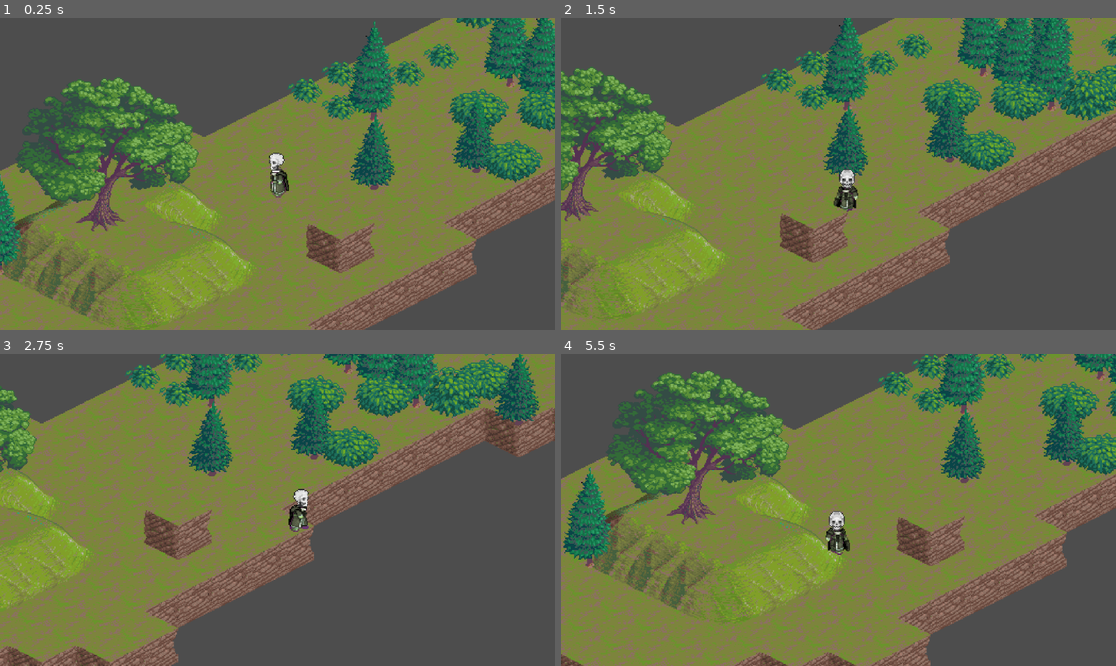
Above: before the commit, frames 1-4 (two rows, left to right).
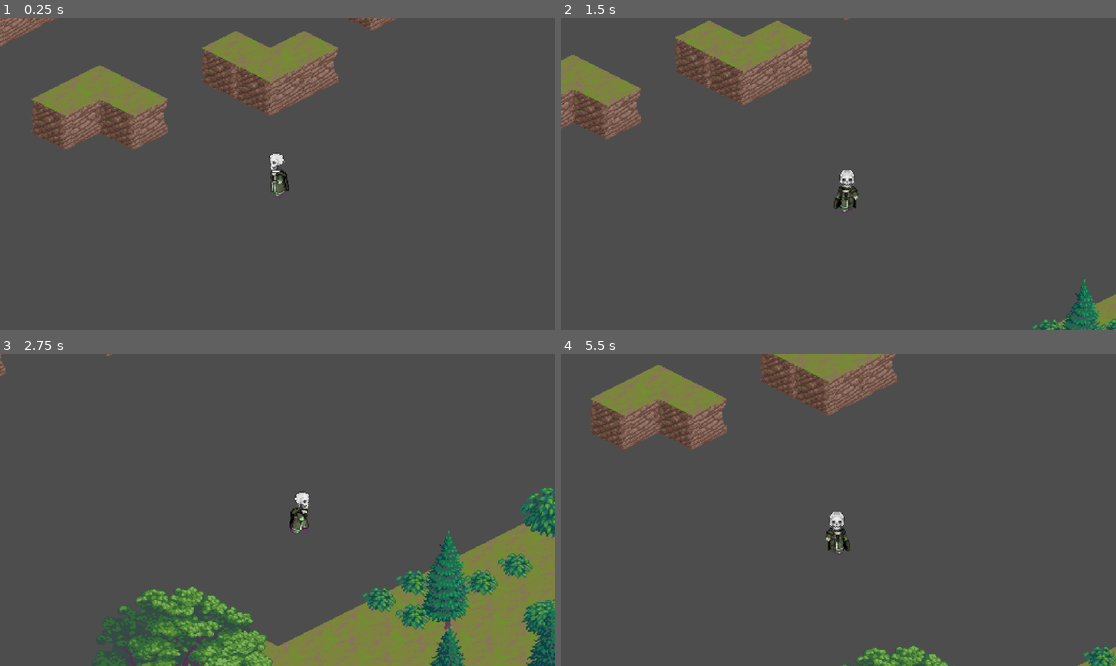
Above: after the commit, the same moments.

Repository: XMNNguyen/ECS179
Game: Godot game, scene res://Scenes/world.tscn
Same seed, same stepped clock (60 frames per second), same inputs: the game is played once before the commit and once after it.
Inputs:
- Up to frame 1 (0.25 s): no input
- Up to frame 2 (1.5 s): tap Enter at 0.5 s; hold D (right) 0.53-1.28 s; hold S (down) from 1.28 s (still down)
- Up to frame 3 (2.75 s): release S (down) at 2.03 s; hold D (right) from 2.03 s (still down)
- Up to frame 4 (5.5 s): release D (right) at 2.78 s; hold W (up) 2.78-3.53 s; hold A (left) 3.53-5.03 s; hold S (down) from 5.03 s (still down)

The runs differ from the first frame. In frame 1, 76% of the frame differs, in the area x 0-100%, y 0-100%; in frame 2, 74%; in frame 3, 78%; in frame 4, 81%.

Commit message:
finished setup_boundery method

Diff:
--- a/ecs179_project/Scenes/world.tscn
+++ b/ecs179_project/Scenes/world.tscn
@@ -1514,9 +1514,6 @@
 2:12/0 = 0
 3:12/size_in_atlas = Vector2i(1, 2)
 3:12/0 = 0
-8:4/0 = 0
-6:4/0 = 0
-7:4/0 = 0
 8:0/0 = 0
 8:0/0/texture_origin = Vector2i(0, -16)
 8:0/0/physics_layer_0/polygon_0/points = PackedVector2Array(32.75, 32, 32.25, 24.875, 0.5, 10.125, 0, 16)
@@ -1537,12 +1534,22 @@
 7:0/0/physics_layer_0/polygon_0/points = PackedVector2Array(-31.75, 33.25, -0.5, 47, 32, 32.5, 31.75, 25, -1, 39, -32, 24.25)
 4:2/0 = 0
 4:2/0/texture_origin = Vector2i(0, -16)
+4:2/0/physics_layer_0/polygon_0/points = PackedVector2Array(0, 16, -32, 30, -0.5, 48, -0.5, 46, -27, 30, 0, 18, 32, 30, 32, 28.5)
 5:2/0 = 0
 5:2/0/texture_origin = Vector2i(0, -16)
+5:2/0/physics_layer_0/polygon_0/points = PackedVector2Array(0, 16, -32, 28.5, 0, 47.5, 32, 26.5, 31, 26, 0, 46, -30, 28.5, 0, 17.5)
 6:2/0 = 0
 6:2/0/texture_origin = Vector2i(0, -16)
+6:2/0/physics_layer_0/polygon_0/points = PackedVector2Array(0.5, 48, 32, 31.5, 0, 16, -32.5, 31, -32.5, 33, 0, 17.5, 29, 31.5, 0.5, 44.5, 0.5, 47.5)
 7:2/0 = 0
 7:2/0/texture_origin = Vector2i(0, -16)
+7:2/0/physics_layer_0/polygon_0/points = PackedVector2Array(0, 48, 32, 29.5, 0, 16, 0, 18, 28, 29.5, -0.5, 45, -32.5, 25.5, -32, 29.5)
+9:3/0 = 0
+9:3/0/texture_origin = Vector2i(0, -16)
+9:3/0/physics_layer_0/polygon_0/points = PackedVector2Array(0, 16, 0, 13, 32, 26, 32, 29.5, 0.5, 48, 0.5, 45.5, 29, 28)
+9:4/0 = 0
+9:4/0/texture_origin = Vector2i(0, -16)
+9:4/0/physics_layer_0/polygon_0/points = PackedVector2Array(0, 16, 0, 13.5, -32, 28, -32, 32, 0, 47, 0, 44, -29, 30)
 
 [sub_resource type="TileSet" id="TileSet_h0tvw"]
 tile_shape = 1
@@ -1566,7 +1573,7 @@
 layer_1/y_sort_enabled = true
 layer_1/y_sort_origin = 1
 layer_1/z_index = 1
-layer_1/tile_data = PackedInt32Array(-3801057, 262144, 3, -3 …(23189 unchanged characters)… , -131073, 524288, 3, -262140, 262144, 3)
+layer_1/tile_data = PackedInt32Array(-3801057, 262144, 3, -3 …(23189 unchanged characters)… , -131073, 524288, 3, -262140, 262144, 3, -458767, 262144, 3, -524303, 262144, 3, -524302, 262144, 3, -196623, 262144, 3, -262159, 262144, 3, -196622, 262144, 3, -720910, 262144, 3, -720909, 262144, 3, -786445, 262144, 3, -983055, 262144, 3, -983054, 262144, 3, -1048591, 262144, 3, -196628, 262144, 3, -196629, 262144, 3, -262165, 262144, 3, -327701, 262144, 3, -327700, 262144, 3, -655381, 262144, 3, -589845, 262144, 3, -589843, 262144, 3, -655379, 262144, 3, -655380, 262144, 3, -917524, 262144, 3, -917523, 262144, 3, -983059, 262144, 3, -1048595, 262144, 3, -1048596, 262144, 3, -1245204, 262144, 3, -1245205, 262144, 3, -1310741, 262144, 3, -1245202, 262144, 3, -1245203, 262144, 3, -1310739, 262144, 3)
 layer_2/name = "Layer2"
 layer_2/y_sort_enabled = true
 layer_2/y_sort_origin = 2
@@ -1582,4 +1589,4 @@
 [node name="Player" parent="." instance=ExtResource("3_drjvw")]
 z_index = 1
 y_sort_enabled = true
-position = Vector2(229, -29)
+position = Vector2(7, -281)
--- a/ecs179_project/Scripts/tile_map.gd
+++ b/ecs179_project/Scripts/tile_map.gd
@@ -9,16 +9,20 @@
 	LEVEL_3 = 3,
 }
 
-
-
 var boundery := Vector2i(9, 0)
 var wall_bounderies:Dictionary = {
-								Vector2i(-1, 0) : Vector2i(9, 1),
-								Vector2i(1, 0) : Vector2i(8, 1),
-								Vector2i(0, -1) : Vector2i(8, 2),
-								Vector2i(0, 1) : Vector2i(8, 0),
-								Vector2i(1, 1) : Vector2i(9, 2),
-								Vector2i(0, 0) : Vector2i(7, 0),
+								Vector4i(0, 0, 1, 0) : Vector2i(9, 1),
+								Vector4i(1, 0, 0, 0) : Vector2i(8, 1),
+								Vector4i(0, 0, 0, 1) : Vector2i(8, 2),
+								Vector4i(0, 1, 0, 0) : Vector2i(8, 0),
+								Vector4i(1, 1, 0, 0) : Vector2i(9, 2),
+								Vector4i(0, 0, 1, 1) : Vector2i(7, 0),
+								Vector4i(0, 1, 1, 0) : Vector2i(9, 3),
+								Vector4i(1, 0, 0, 1) : Vector2i(9, 4),
+								Vector4i(1, 1, 0, 1) : Vector2i(4, 2),
+								Vector4i(1, 0, 1, 1) : Vector2i(5, 2),
+								Vector4i(1, 1, 1, 0) : Vector2i(6, 2),
+								Vector4i(0, 1, 1, 1) : Vector2i(7, 2),
 							  }
 
 # atlas coords of all the slopes in our tile set
@@ -53,7 +57,7 @@
 
 # Called when the node enters the scene tree for the first time.
 func _ready() -> void:
-	setup_boundery(layers.LEVEL_0, 0)
+	setup_boundery(layers.LEVEL_1, 0)
 
 
 # TODO: set up script to check player position and set up collision boxes accordingly
@@ -61,34 +65,45 @@
 	pass
 
 
+# NOTE: we are assuming that the player is set 1 layer above where they actually are due to Y-sort
 # sets up a collision bounderies in the current layer
 func setup_boundery(current_layer: layers, source: int):
 	var offset_direction: Array[Vector2i] = [Vector2i(-1, 0), Vector2i(1, 0), Vector2i(0, -1), Vector2i(0, 1)]
-	var layer:Array[Vector2i]  = get_used_cells(current_layer)
+	var layer:Array[Vector2i]  = get_used_cells(current_layer - 1)
 
 	# go through every tile in the layer
 	# check the surrounding tiles around the currrent tile
 	for tile in layer:
 		# only place boundery tiles if the tile is not a slope
-		if get_cell_atlas_coords(current_layer, tile) not in slopes:
+		if get_cell_atlas_coords(current_layer - 1, tile) not in slopes:
 			for offset in offset_direction:
 				# if the tile we are checking is empty, place a boundery tile
-				if get_cell_source_id(current_layer, tile + offset) == -1:
-					set_cell(current_layer, tile + offset, source, boundery)
+				if get_cell_source_id(current_layer - 1, tile + offset) == -1:
+					set_cell(current_layer - 1, tile + offset, source, boundery)
 
 	# go into the layer above i it exists and then add all the wall bounderies
-	var layer_above:Array[Vector2i] = get_used_cells(current_layer + 1)
+	var layer_above:Array[Vector2i] = get_used_cells(current_layer)
 	for tile in layer_above:
 		# only place boundery tiles if the tile is of type block
-		if get_cell_atlas_coords(current_layer + 1, tile) in blocks:
+		if get_cell_atlas_coords(current_layer, tile) in blocks:
 			# check each direction to see if there is an empty tile,
 			# and place the wall collision appropriately
 			for offset in offset_direction:
-				if get_cell_source_id(current_layer + 1, tile + offset) == -1:
-					set_cell(current_layer + 1, tile + offset, source, wall_bounderies[Vector2i(offset)])
-				elif (get_cell_atlas_coords(current_layer + 1, tile + offset) == Vector2i(9, 1) or
-					  get_cell_atlas_coords(current_layer + 1, tile + offset) == Vector2i(8, 2)):
-					set_cell(current_layer + 1, tile + offset, source, wall_bounderies[Vector2i(0, 0)])
-				elif (get_cell_atlas_coords(current_layer + 1, tile + offset) == Vector2i(8, 1) or
-					  get_cell_atlas_coords(current_layer + 1, tile + offset) == Vector2i(8, 0)):
-					set_cell(current_layer + 1, tile + offset, source, wall_bounderies[Vector2i(1, 1)])
+				# place a boundery tile if empty
+				if get_cell_source_id(current_layer, tile + offset) == -1:
+					# if the tile we saw is a boundery tile, it means that multiple tiles will share that boundery
+					# so assign the tile with the corresponding muultiwall boundery
+					var cur_tile : Vector2i = tile + offset
+					var tiles_surrounding : Vector4i = Vector4i(
+																1 if is_block(current_layer, cur_tile + Vector2i(-1, 0)) else 0,
+																1 if is_block(current_layer, cur_tile + Vector2i(0, -1)) else 0,
+																1 if is_block(current_layer, cur_tile + Vector2i(1, 0)) else 0,
+																1 if is_block(current_layer, cur_tile + Vector2i(0, 1)) else 0,
+																)
+
+					# assign the corresponding boundery tile
+					set_cell(current_layer, tile + offset, source, wall_bounderies[tiles_surrounding])
+
+
+func is_block(layer: int, atlas_coords: Vector2i) -> bool:
+	return get_cell_atlas_coords(layer, atlas_coords) in blocks
